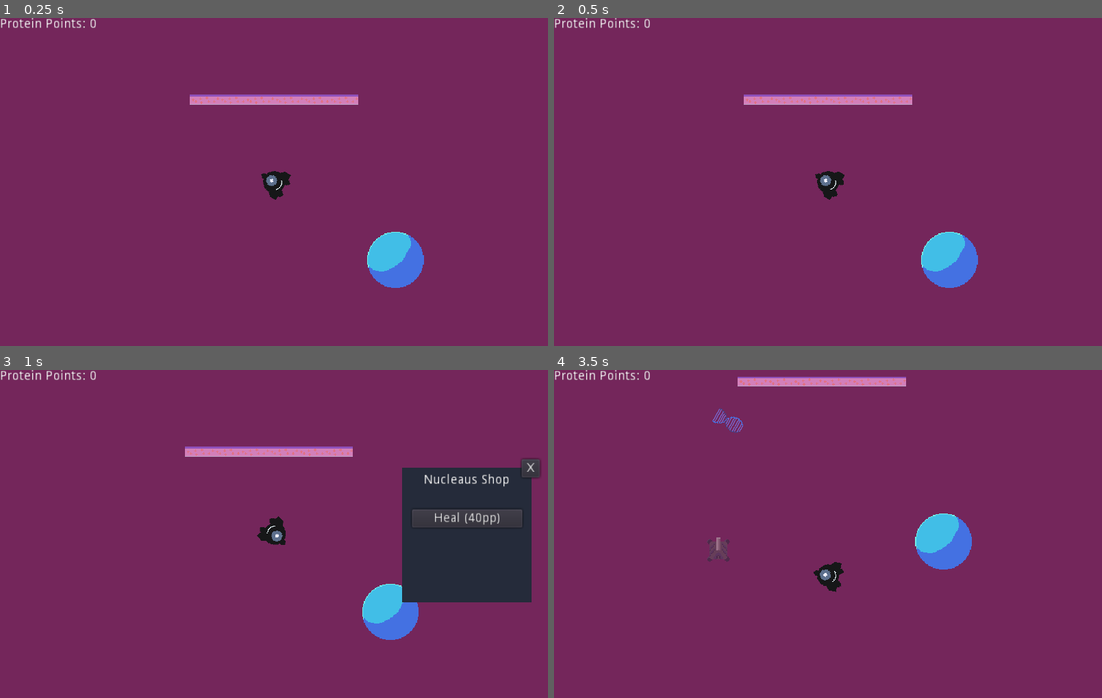
Above: before the commit, frames 1-4 (two rows, left to right).
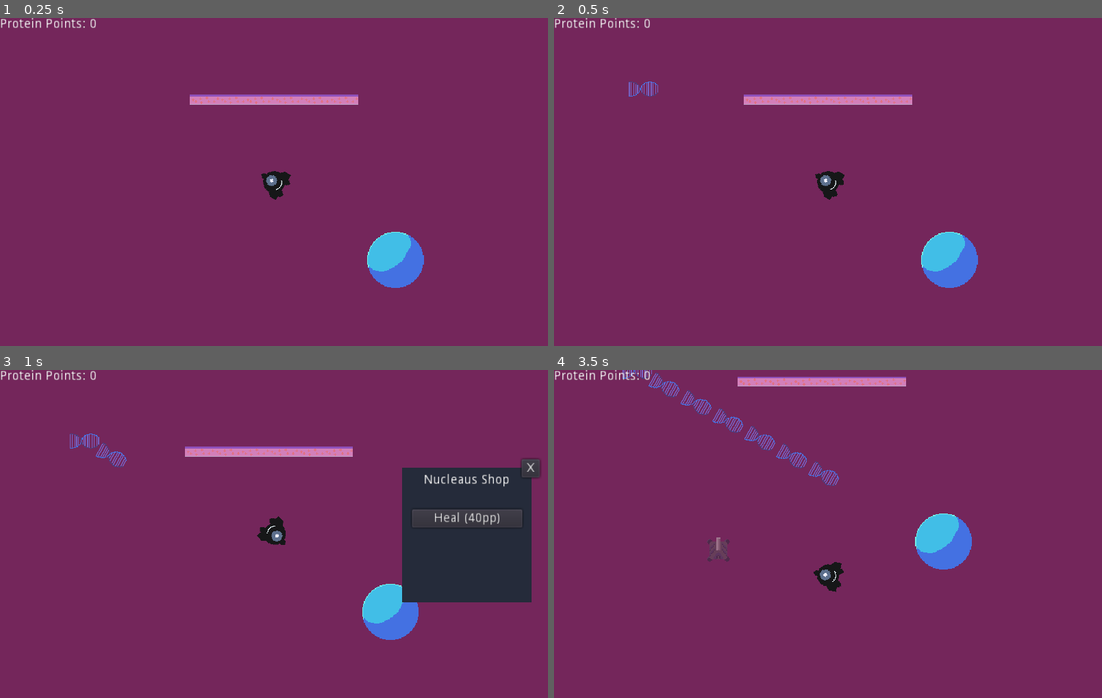
Above: after the commit, the same moments.

Repository: mrbenshef/CellDefence
Game: Godot game, scene res://World.tscn
Same seed, same stepped clock (60 frames per second), same inputs: the game is played once before the commit and once after it.
Inputs (mouse positions are in pixels of both pictures, inside the frame that each line leads up to):
- Up to frame 1 (0.25 s): no input
- Up to frame 2 (0.5 s): no input
- Up to frame 3 (1 s): tap Enter at 0.5 s; move the mouse to (394, 612) at 0.52 s; hold D (right) from 0.53 s (still down); tap E (interact) at 0.6 s
- Up to frame 4 (3.5 s): release D (right) at 1.25 s; click "Heal (40pp)" at 1.25 s; click "X" at 2 s; move the mouse to (718, 550) at 2.77 s; hold S (down) from 2.78 s (still down); tap 1 (item_1) at 2.85 s

Frame 1 is identical in both runs. In frame 2, 0.1% of the frame differs, in the area x 13-19%, y 19-24%; in frame 3, 0.2%; in frame 4, 0.6%, in the area x 12-52%, y 0-36%.

Commit message:
feat: DNA deals damage to turrets

Diff:
--- a/DNA.gd
+++ b/DNA.gd
@@ -44,6 +44,11 @@
 		if collision.collider.is_in_group("dna"):
 			break
 
+		if collision.collider.is_in_group("damageable"):
+			if $AttackCooldownTimer.is_stopped():
+				collision.collider.damage(1)
+				$AttackCooldownTimer.start() # stops attack until cooldown elapsed
+
 		# Bounce off object
 		velocity = collision.normal * BOUNCE
 
--- a/DNA.tscn
+++ b/DNA.tscn
@@ -37,4 +37,8 @@
 [node name="CollisionShape2D" type="CollisionShape2D" parent="Area2D"]
 position = Vector2( 0.538471, -0.448725 )
 shape = SubResource( 2 )
+
+[node name="AttackCooldownTimer" type="Timer" parent="."]
+wait_time = 0.5
+one_shot = true
 [connection signal="body_entered" from="Area2D" to="." method="_on_Area2D_body_entered"]
--- a/Turret.gd
+++ b/Turret.gd
@@ -6,6 +6,7 @@
 export var health : int = 100
 
 func _ready():
+	add_to_group("damageable")
 	$HealthBar.set_max_health(MAX_HEALTH)
 	$HealthBar.set_health(health)
 	pass
@@ -14,8 +15,6 @@
 	var targets = $RangeArea2D.get_overlapping_bodies()
 	if targets.empty():
 		return
-
-	update_health(health - 10)
 
 	var i = randi() % targets.size()
 	var target = targets[i]
@@ -26,8 +25,8 @@
 	print("shooting at angle", bullet_rotation)
 	emit_signal("shoot_bullet", bullet_start, bullet_rotation)
 
-func update_health(new_health):
-	if new_health <= 0:
+func damage(amount):
+	health -= amount
+	if health <= 0:
 		queue_free()
-	health = new_health
 	$HealthBar.set_health(health)
--- a/World.tscn
+++ b/World.tscn
@@ -42,7 +42,7 @@
 position = Vector2( 102.005, 94.5391 )
 
 [node name="SpawnTimer" type="Timer" parent="."]
-wait_time = 2.0
+wait_time = 0.5
 autostart = true
 
 [node name="Nucleaus" parent="." instance=ExtResource( 6 )]
